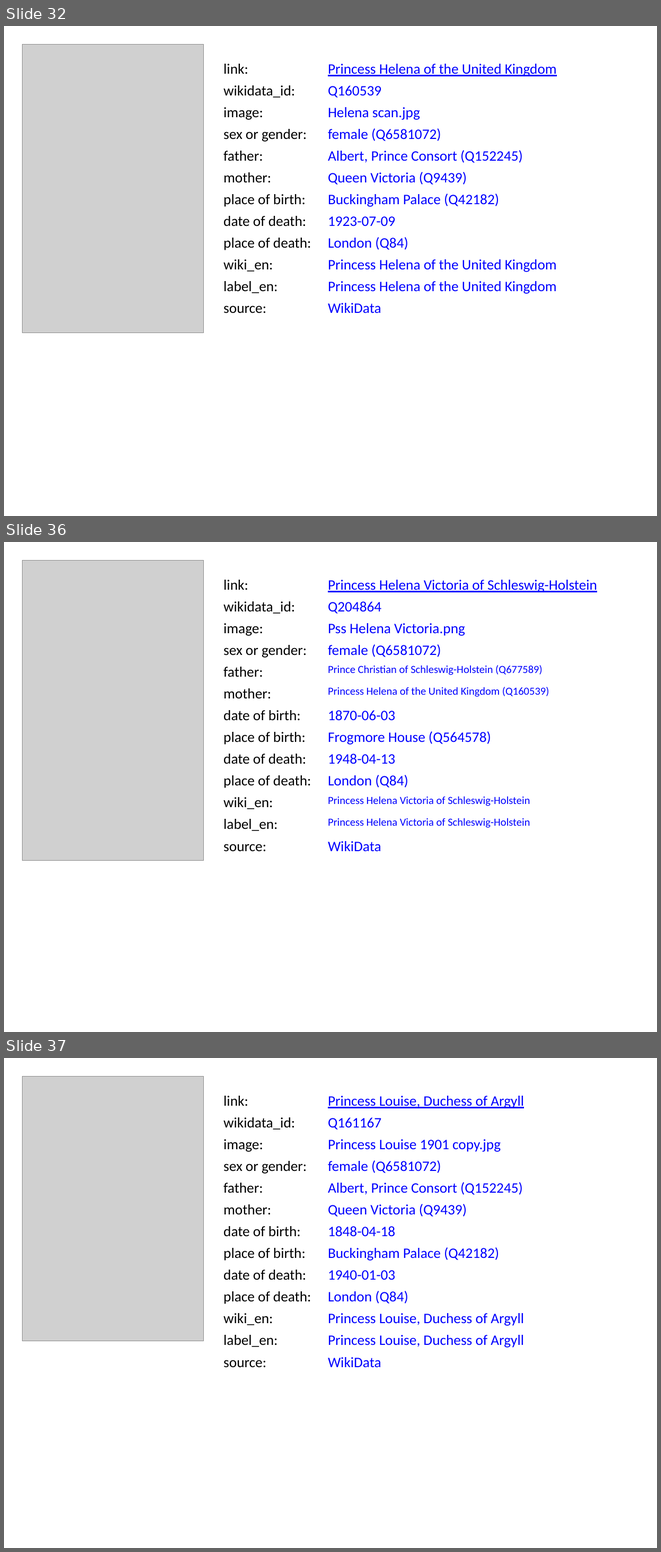
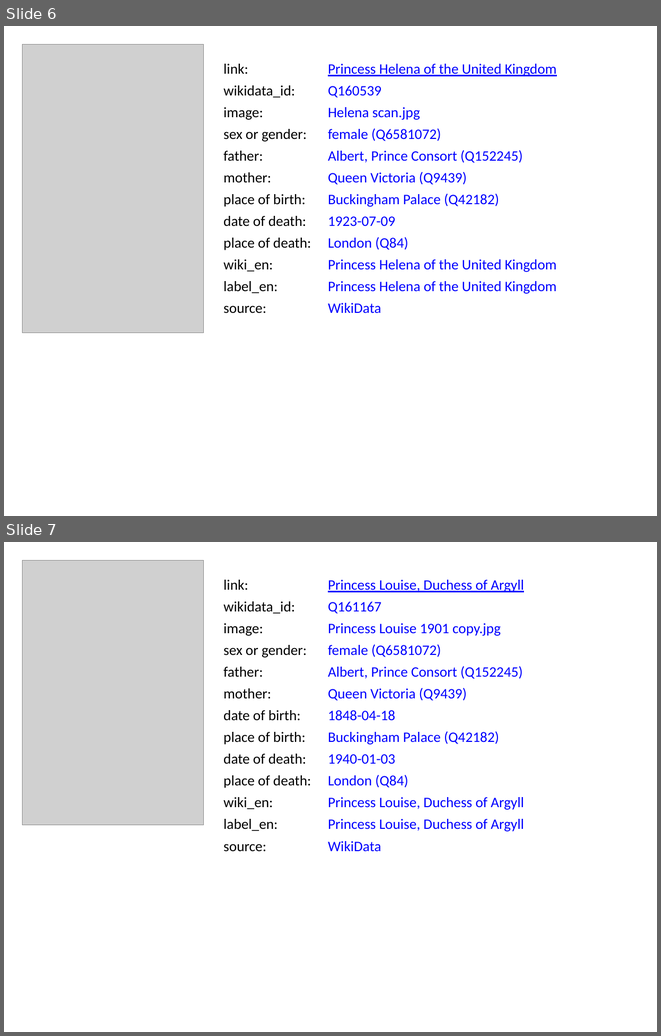
Before and after one commit to BITPlan/com.bitplan.simplegraph, a slide deck: simplegraph-powerpoint/QueenVictoria.pptx. Shown one above the other, each under a label of ours: slides 32, 36 and 37 before the commit, slides 6 and 7 after it; the slides between them are not shown. The pictures are 661x1552 and 661x1036 pixels, drawn with LibreOffice and Linux fonts; fonts in the diff are those of the drawing; grey boxes stand for pictures. Boxes give left, top, right and bottom in pixels: in the first picture for what was removed or moved away, otherwise in the second. Text is boxed around its words. In the diff, an @@ line names an element or a change of style, - is before the commit and + after.

```diff
--- a/simplegraph-powerpoint/QueenVictoria.pptx
+++ b/simplegraph-powerpoint/QueenVictoria.pptx
@@ slide 36 removed at bbox=[4, 542, 657, 1032], background #FFFFFF @@
@@ picture removed at bbox=[22, 560, 204, 861] @@
@@ text removed at bbox=[223, 580, 248, 590] @@
-link:
@@ text removed at bbox=[328, 580, 597, 592] @@
-Princess Helena Victoria of Schleswig-Holstein
@@ text removed at bbox=[223, 601, 295, 614] @@
-wikidata_id:
@@ text removed at bbox=[328, 601, 381, 614] @@
-Q204864
@@ text removed at bbox=[223, 623, 263, 636] @@
-image:
@@ text removed at bbox=[328, 623, 465, 636] @@
-Pss Helena Victoria.png
@@ text removed at bbox=[223, 645, 307, 658] @@
-sex or gender:
@@ text removed at bbox=[328, 644, 441, 657] @@
-female (Q6581072)
@@ text removed at bbox=[223, 667, 263, 677] @@
-father:
@@ text removed at bbox=[328, 665, 542, 675] @@
-Prince Christian of Schleswig-Holstein (Q677589)
@@ text removed at bbox=[223, 688, 271, 698] @@
-mother:
@@ text removed at bbox=[328, 687, 549, 697] @@
-Princess Helena of the United Kingdom (Q160539)
@@ text removed at bbox=[223, 710, 301, 721] @@
-date of birth:
@@ text removed at bbox=[328, 710, 395, 721] @@
-1870-06-03
@@ text removed at bbox=[223, 732, 306, 744] @@
-place of birth:
@@ text removed at bbox=[328, 731, 491, 744] @@
-Frogmore House (Q564578)
@@ text removed at bbox=[223, 753, 306, 764] @@
-date of death:
@@ text removed at bbox=[328, 753, 395, 764] @@
-1948-04-13
@@ text removed at bbox=[223, 775, 311, 788] @@
-place of death:
@@ text removed at bbox=[328, 775, 408, 787] @@
-London (Q84)
@@ text removed at bbox=[328, 796, 530, 806] @@
-Princess Helena Victoria of Schleswig-Holstein
@@ text removed at bbox=[223, 797, 273, 809] @@
-wiki_en:
@@ text removed at bbox=[223, 819, 277, 831] @@
-label_en:
@@ text removed at bbox=[328, 818, 530, 828] @@
-Princess Helena Victoria of Schleswig-Holstein
@@ text removed at bbox=[223, 844, 266, 852] @@
-source:
@@ text removed at bbox=[328, 841, 381, 852] @@
-WikiData
@@ what was slide 32 is now slide 6 @@
@@ what was slide 37 is now slide 7 @@
```
Also in this commit, not shown: 1 slide changed, 38 other slides removed, 10 other files.
